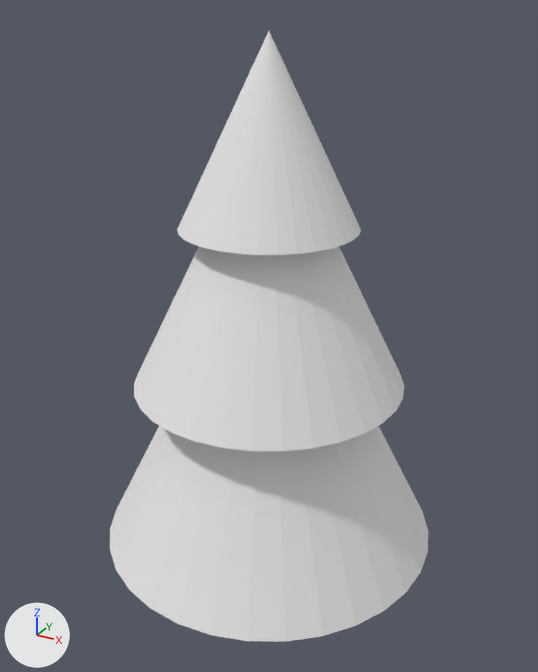
The OBJ model TheLittleProjectThatCould/res/models/tree.obj, before and after one commit.
One viewpoint serves both versions: a 50 mm lens placed at (3.68, -6.88, 6.59), pointed at (0.09, -0.35, 3.32). Lighting does not change. The marker at lower left points along +X, +Y and +Z. Where no turn or scale is listed for an object, it has been applied to the vertices.

Names of what the first picture shows: 'Cone', 'Cone.001_Cone.002', 'Cone.002_Cone.003'.
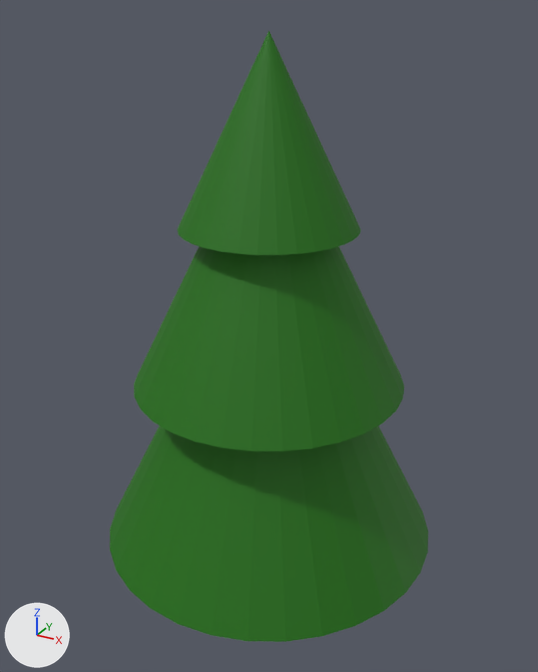
Commit message: Completed tree model upload

Edits to the bpy script that builds the scene:
```text
Add mat_material_002:
    mat_material_002 = principled_material('Material.002')
    mat_material_002.base_color = (0.0104, 0.156, 0.0)  # dark green #1a6e00
    mat_material_002.roughness = 0.69
Add mat_material_001:
    mat_material_001 = principled_material('Material.001')
    mat_material_001.base_color = (0.0104, 0.156, 0.0)  # dark green #1a6e00
    mat_material_001.roughness = 0.69
Add mat_material:
    mat_material = principled_material('Material')
    mat_material.base_color = (0.0104, 0.156, 0.0)  # dark green #1a6e00
    mat_material.roughness = 0.69
Change me_cone:
    where me_cone.from_pydata(...)  # 33 vertices, 33 faces; spans x -1.8..2.02, y -2.29..1.52, z 0.9..4.71
    remove me_cone.materials.append(mat_none)  # white #e7e7e7
    add me_cone.materials.append(mat_material)  # dark green #1a6e00
Change me_cone_001_cone_002:
    where me_cone_001_cone_002.from_pydata(...)  # 33 vertices, 33 faces; spans x -1.38..1.6, y -1.87..1.1, z 2.82..5.79
    remove me_cone_001_cone_002.materials.append(mat_none)  # white #e7e7e7
    add me_cone_001_cone_002.materials.append(mat_material_001)  # dark green #1a6e00
Change me_cone_002_cone_003:
    where me_cone_002_cone_003.from_pydata(...)  # 33 vertices, 33 faces; spans x -0.82..1.04, y -1.31..0.55, z 4.54..6.4
    remove me_cone_002_cone_003.materials.append(mat_none)  # white #e7e7e7
    add me_cone_002_cone_003.materials.append(mat_material_002)  # dark green #1a6e00
```

Location of each change, [x1, y1, x2, y2] in pixels of the pictures (538 x 672 px):
'Cone', recoloured (white to green)
    both: [110, 426, 428, 642]
'Cone.001_Cone.002', recoloured (white to green)
    both: [134, 246, 404, 451]
'Cone.002_Cone.003', recoloured (white to green)
    both: [177, 31, 361, 255]
